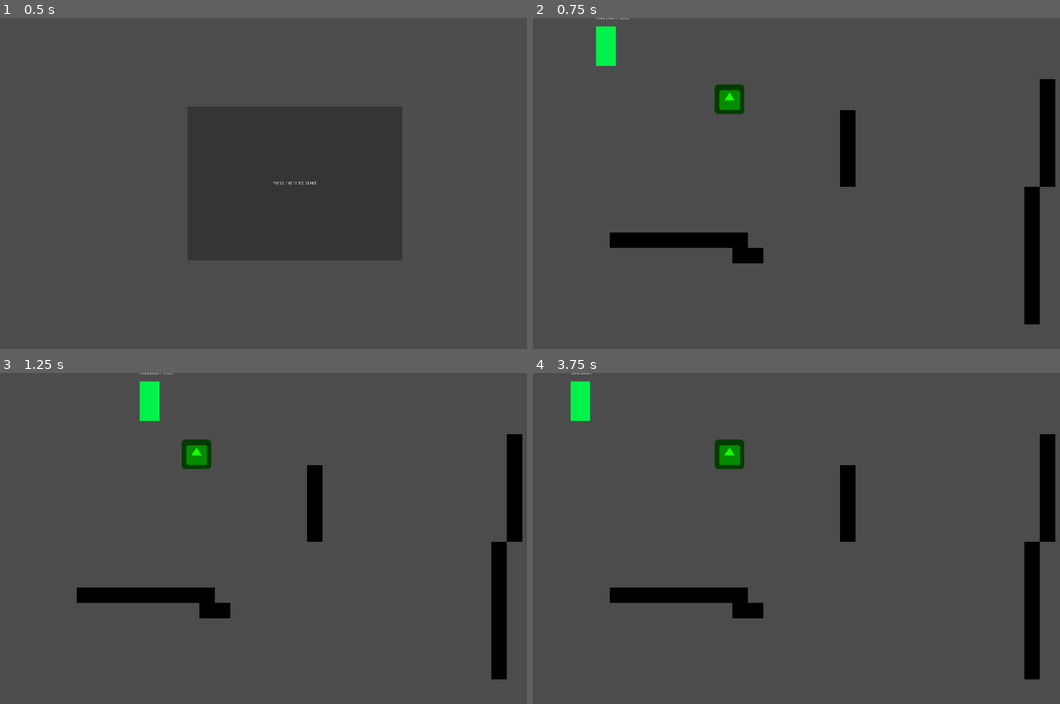
Above: before the commit, frames 1-4 (two rows, left to right).
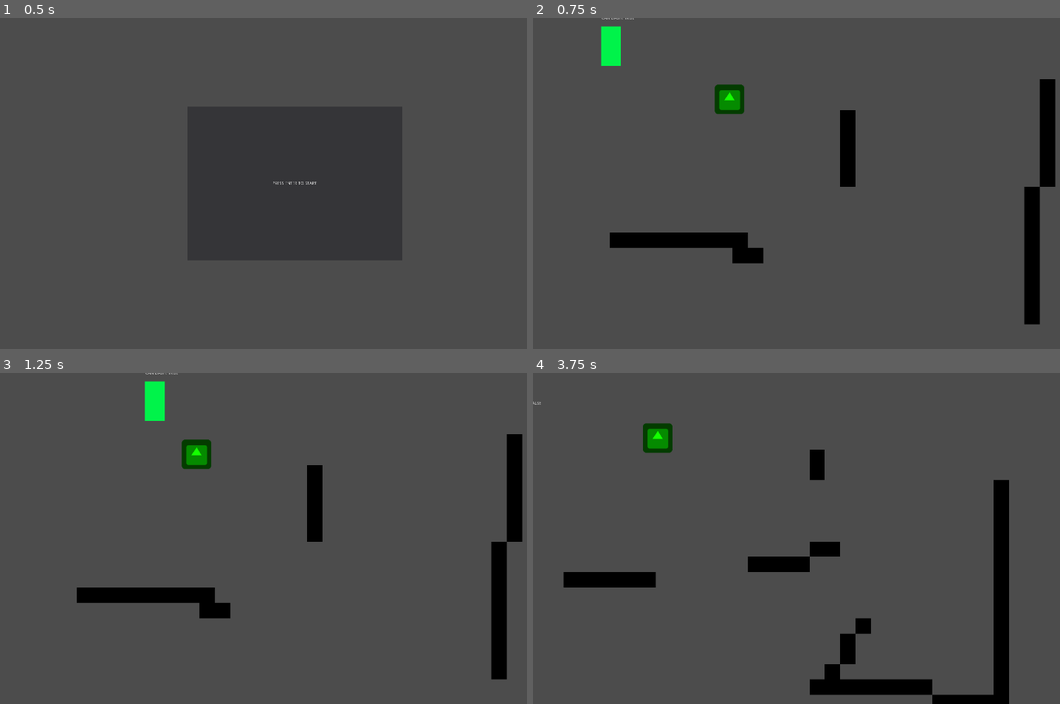
Above: after the commit, the same moments.

Repository: Develarooio/dont-be-a-sheep
Game: Godot game, scene res://Root.tscn
Two runs of this game, one before a commit and one after it. Both use one fixed random seed, a clock stepped at 60 frames per second and the inputs below. The engine's default icon, where the game draws it, is replaced by a stand-in: a white triangle on a blue panel in a dark square.
Inputs:
- Up to frame 1 (0.5 s): no input
- Up to frame 2 (0.75 s): tap Enter (ui_accept) at 0.5 s; hold Right (move_right) from 0.53 s (still down); hold Enter (ui_accept) from 0.53 s (still down)
- Up to frame 3 (1.25 s): keep holding Right (move_right); keep holding Enter (ui_accept)
- Up to frame 4 (3.75 s): release Right (move_right) at 1.28 s; release Enter (ui_accept) at 1.28 s; hold Down (move_down) 1.28-2.03 s; tap Space (dash) at 1.35 s; tap Enter (ui_accept) at 1.52, 1.55, 1.82, 2.85, 3.02, 3.32 s; hold Right (move_right) 2.03-2.78 s; hold Enter (ui_accept) 2.03-2.78 s; tap Ctrl (toggle_form) at 2.1 s; hold Up (move_up) 2.78-3.53 s; hold Left (move_left) from 3.53 s (still down); hold Space (dash) from 3.53 s (still down)

Frame 1 is identical in both runs. In frame 2, 0.3% of the frame differs, in the area x 11-20%, y 0-15%; in frame 3, 0.3%; in frame 4, 12%, in the area x 0-100%, y 0-100%.

Commit message:
messsssage yaaassss

Diff:
--- /dev/null
+++ b/Levels/Level0.tscn
@@ -0,0 +1,11 @@
+[gd_scene load_steps=3 format=2]
+
+[ext_resource path="res://Levels/AbstractLevel.tscn" type="PackedScene" id=1]
+[ext_resource path="res://Tilesets/WinSpot.tscn" type="PackedScene" id=2]
+
+[node name="Level0" instance=ExtResource( 1 )]
+
+[node name="WinSpot" parent="." index="0" instance=ExtResource( 2 )]
+
+position = Vector2( -195.412, 369.112 )
+_sections_unfolded = [ "Visibility", "Z Index" ]
--- a/Root.gd
+++ b/Root.gd
@@ -3,27 +3,44 @@
 var current_level = 1
 var level_directory = ('res://Levels/Level%s.tscn')
 var current_level_node
+var paused = true
+var max_level = 2
+var game_over = false
 
 func _ready():
 	game_start()
-	pass
 
 func _process(delta):
-	if Input.is_action_pressed("ui_accept"):
-		#Game start
-		switch_level(1)
-		hide_message()
-		#Switch level
-		#Game Over
+	if paused:
+		if Input.is_action_pressed("ui_accept"):
+			if game_over:
+				switch_level(1)
+			else:
+				switch_level(current_level)
+			hide_message()
+			paused = false
+		if game_over and Input.is_action_pressed("quit"):
+			get_tree().quit()
 
 func game_start():
 	show_message("press enter to start")
 
 func _game_over_win():
-	switch_level(current_level + 1)
+	show_level(0)
+	if current_level == max_level:
+		game_over = true
+		show_message("You beat the game! \n Press enter to play again, press q to quit")
+	else:
+		show_message("You beat level " + str(current_level) + " press enter to continue")
+	paused = true
+	current_level = current_level + 1
+
 
 func switch_level(level):
 	current_level = level
+	show_level(level)
+
+func show_level(level):
 	if current_level_node:
 		current_level_node.queue_free()
 	current_level_node = load(get_level_resource_path(level)).instance()
--- a/project.godot
+++ b/project.godot
@@ -33,6 +33,8 @@
  ]
 dash=[ Object(InputEventKey,"resource_local_to_scene":false,"resource_name":"","device":0,"alt":false,"shift":false,"control":false,"meta":false,"command":false,"pressed":false,"scancode":32,"unicode":0,"echo":false,"script":null)
  ]
+quit=[ Object(InputEventKey,"resource_local_to_scene":false,"resource_name":"","device":0,"alt":false,"shift":false,"control":false,"meta":false,"command":false,"pressed":false,"scancode":81,"unicode":0,"echo":false,"script":null)
+ ]
 
 [rendering]
 
